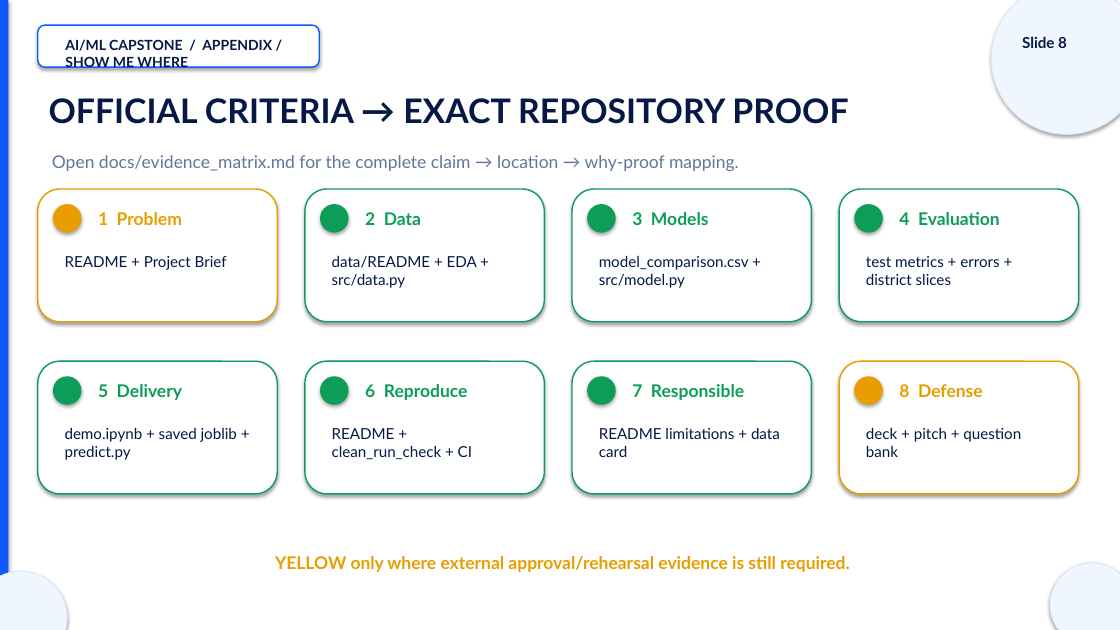
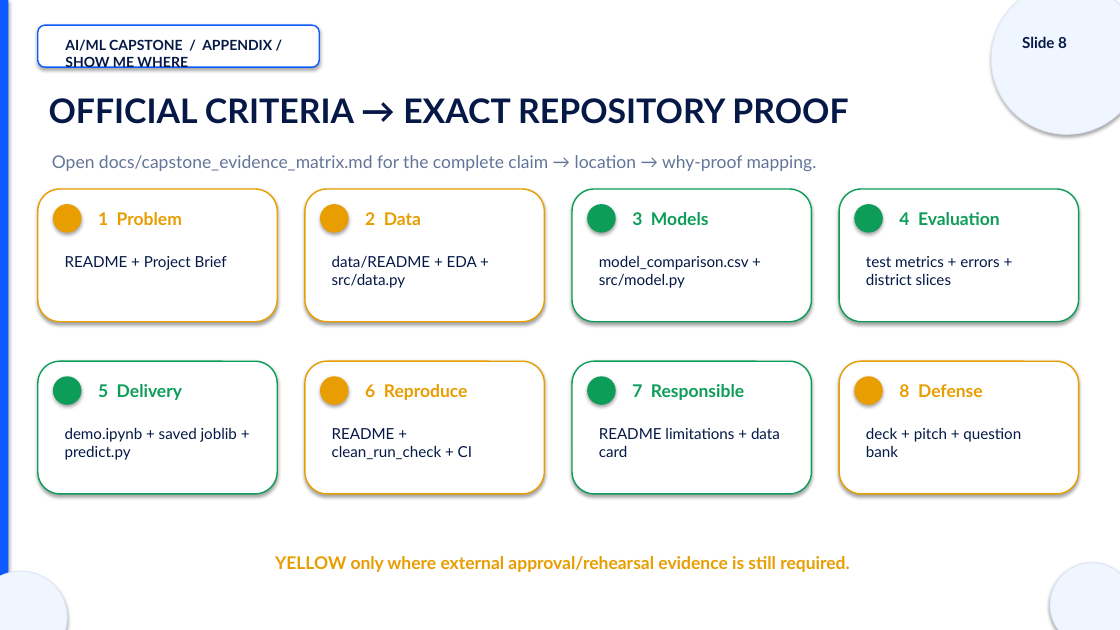
Before and after one commit to DilnuraHamdamova/tashkent-house-price-predictor, a slide deck: slide 8 of presentation/Tashkent_House_Price_Defense.pptx. Drawn at 1120x630 pixels with LibreOffice and Linux fonts; fonts in the diff are those of the drawing. Boxes give left, top, right and bottom in pixels: in the first picture for what was removed or moved away, otherwise in the second. Text is boxed around its words. In the diff, an @@ line names an element or a change of style, - is before the commit and + after.

Commit message:
Rebuild predictor with current 2026 apartment data

```diff
--- a/presentation/Tashkent_House_Price_Defense.pptx
+++ b/presentation/Tashkent_House_Price_Defense.pptx
@@ text at box(52, 155, 817, 171): text changed @@
-Open docs/evidence_matrix.md for the complete claim → location → why-proof mapping.
+Open docs/capstone_evidence_matrix.md for the complete claim → location → why-proof mapping.
@@ rounded rectangle at box(305, 189, 544, 322): outline #0D9D59 1.2 pt to #E89D00 1.2 pt @@
@@ ellipse at box(320, 204, 349, 233): fill #0D9D59 to #E89D00 @@
@@ text "2 Data" at box(365, 212, 421, 225): text colour #0D9D59 to #E89D00 @@
@@ rounded rectangle at box(305, 361, 544, 494): outline #0D9D59 1.2 pt to #E89D00 1.2 pt @@
@@ ellipse at box(320, 376, 349, 405): fill #0D9D59 to #E89D00 @@
@@ text "6 Reproduce" at box(365, 384, 468, 400): text colour #0D9D59 to #E89D00 @@
```
Also in this commit, not shown: 9 other slides changed, 40 other files.
